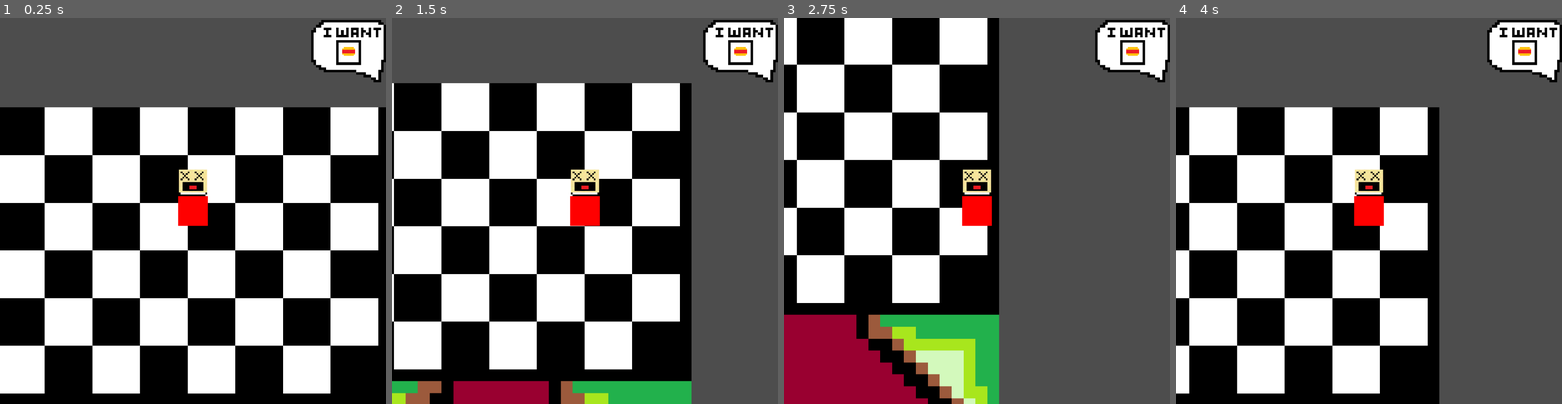
Above: before the commit, frames 1-4 (left to right).
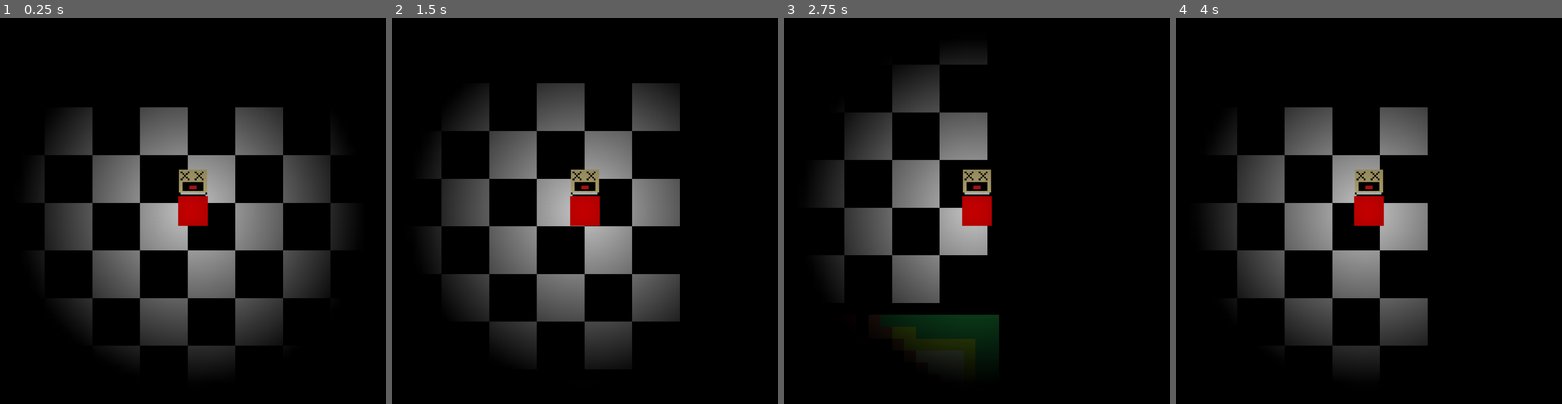
Above: after the commit, the same moments.

Repository: Vektor-Studios/Hackclub-Haven
Game: Godot game, scene res://Scenes/game.tscn
Same seed, same stepped clock (60 frames per second), same inputs: the game is played once before the commit and once after it. The engine's default icon, where the game draws it, is replaced by a stand-in: a white triangle on a blue panel in a dark square.
Inputs:
- Up to frame 1 (0.25 s): no input
- Up to frame 2 (1.5 s): tap Enter at 0.5 s; hold D (right) 0.53-1.28 s; hold S (down) from 1.28 s (still down)
- Up to frame 3 (2.75 s): release S (down) at 2.03 s; hold D (right) from 2.03 s (still down)
- Up to frame 4 (4 s): release D (right) at 2.78 s; hold W (up) 2.78-3.53 s; hold A (left) from 3.53 s (still down)

The runs differ from the first frame. In frame 1, 59% of the frame differs, in the area x 0-100%, y 0-98%; in frame 2, 67%; in frame 3, 75%, in the area x 0-100%, y 0-100%; in frame 4, 72%.

Commit message:
Lighting Update

Diff:
--- a/Scenes/game.tscn
+++ b/Scenes/game.tscn
@@ -4,6 +4,16 @@
 [ext_resource type="PackedScene" uid="uid://dl8sll7pcc4yp" path="res://Scenes/food_item_pickup.tscn" id="2_qxrlw"]
 [ext_resource type="PackedScene" uid="uid://b34un58kud4c8" path="res://Scenes/speech_bubble.tscn" id="3_wrm1d"]
 [ext_resource type="PackedScene" uid="uid://bk4gouwwvqhsf" path="res://Scenes/hotel_map.tscn" id="4_3dryh"]
+
+[sub_resource type="Gradient" id="Gradient_3dryh"]
+offsets = PackedFloat32Array(0, 0.4849624)
+colors = PackedColorArray(0.78183013, 0.78183013, 0.7818301, 1, 0, 0, 0, 1)
+
+[sub_resource type="GradientTexture2D" id="GradientTexture2D_wowpa"]
+gradient = SubResource("Gradient_3dryh")
+fill = 1
+fill_from = Vector2(0.49530515, 0.5)
+fill_to = Vector2(1, 1)
 
 [node name="Game" type="Node2D" unique_id=445429191]
 
@@ -18,5 +28,13 @@
 [node name="SpeechBubble" parent="Player" unique_id=1949044896 instance=ExtResource("3_wrm1d")]
 position = Vector2(480, -319)
 
+[node name="PointLight2D" type="PointLight2D" parent="Player" unique_id=825039255]
+shadow_enabled = true
+texture = SubResource("GradientTexture2D_wowpa")
+texture_scale = 20.0
+
 [node name="FoodItemPickup" parent="." unique_id=624916689 instance=ExtResource("2_qxrlw")]
 position = Vector2(419, 238)
+
+[node name="CanvasModulate" type="CanvasModulate" parent="." unique_id=1043050218]
+color = Color(0, 0, 0, 1)
--- a/Scenes/hotel_map.tscn
+++ b/Scenes/hotel_map.tscn
@@ -4,6 +4,9 @@
 
 [sub_resource type="RectangleShape2D" id="RectangleShape2D_dr8dx"]
 size = Vector2(30.25, 2519)
+
+[sub_resource type="OccluderPolygon2D" id="OccluderPolygon2D_dr8dx"]
+polygon = PackedVector2Array(504, -1482, 504, 1037, 474, 1037, 474, -1482)
 
 [node name="HotelMap" type="Node2D" unique_id=1709313961]
 
@@ -17,3 +20,6 @@
 [node name="CollisionShape2D" type="CollisionShape2D" parent="RigidBody2D" unique_id=1695678276]
 position = Vector2(489.125, -222.5)
 shape = SubResource("RectangleShape2D_dr8dx")
+
+[node name="LightOccluder2D" type="LightOccluder2D" parent="RigidBody2D" unique_id=1412579531]
+occluder = SubResource("OccluderPolygon2D_dr8dx")
--- a/project.godot
+++ b/project.godot
@@ -12,7 +12,7 @@
 
 config/name="Hackclub Haven"
 run/main_scene="uid://du1r3j5673vca"
-config/features=PackedStringArray("4.7", "Forward Plus")
+config/features=PackedStringArray("4.6", "Forward Plus")
 config/icon="res://Sprites/icon.svg"
 
 [autoload]
@@ -62,3 +62,4 @@
 rendering_device/driver.windows="d3d12"
 renderer/rendering_method="gl_compatibility"
 renderer/rendering_method.mobile="gl_compatibility"
+environment/defaults/default_clear_color=Color(0, 0, 0, 1)
